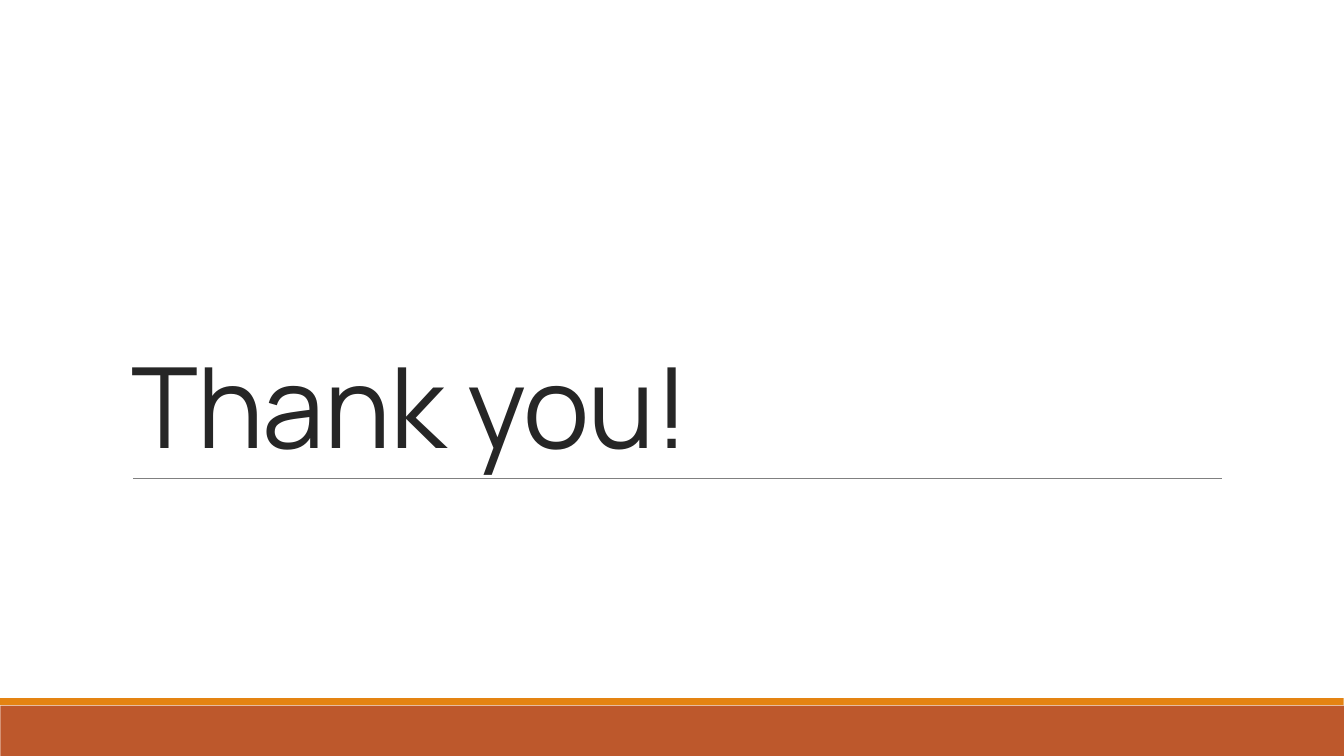
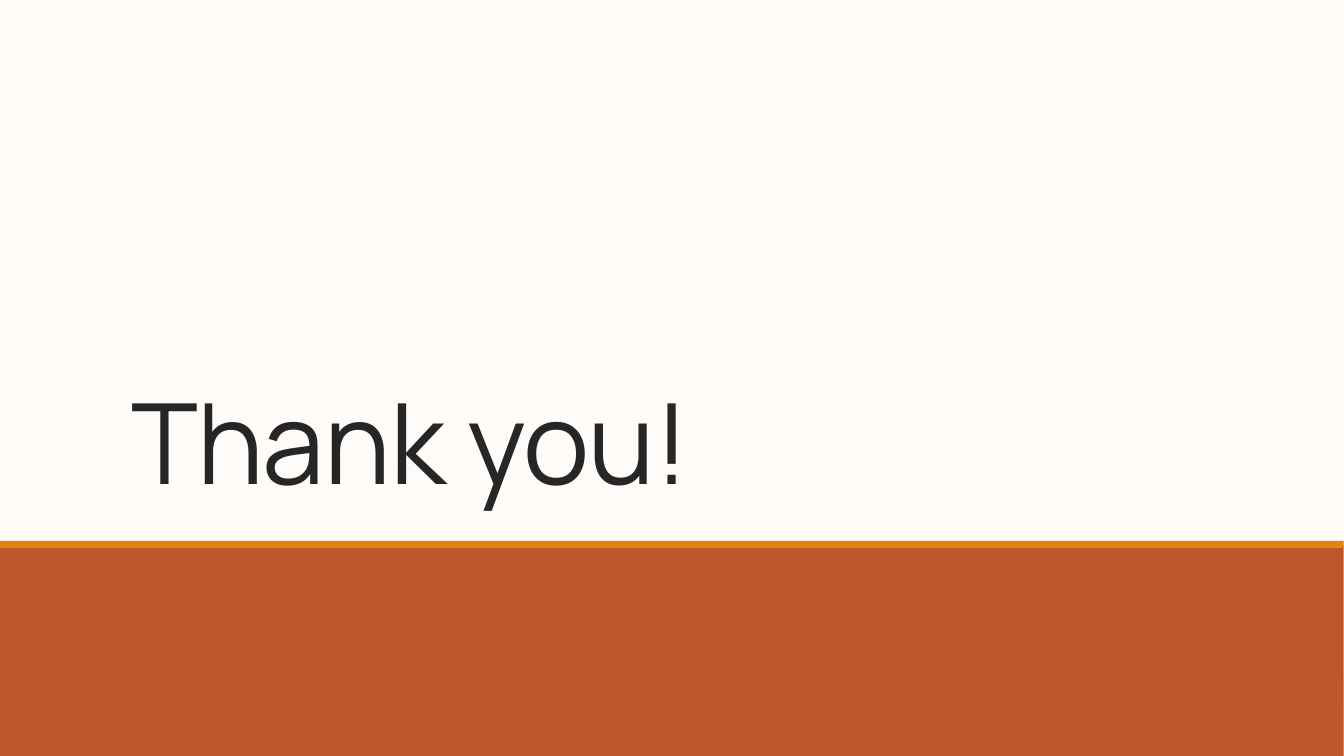
Before and after one commit to ThePseudo/GroupA_SE2_2019, a slide deck: slide 9 of sprint_retrospective.pptx. Drawn at 1344x756 pixels with LibreOffice and Linux fonts; fonts in the diff are those of the drawing. Boxes give left, top, right and bottom in pixels: in the first picture for what was removed or moved away, otherwise in the second. Text is boxed around its words. In the diff, an @@ line names an element or a change of style, - is before the commit and + after.

```diff
--- a/sprint_retrospective.pptx
+++ b/sprint_retrospective.pptx
@@ background #FFFFFF to gradient #FEFBF8 to #F9DAB6 @@
@@ title "Thank you!": place and size @@
-title "Thank you!" at [131,367,690,475]
+title "Thank you!" at [131,403,690,511]
@@ line removed from (133, 479) to (1222, 479) @@
@@ rectangle added at [0,546,1344,756], fill #BD582C @@
@@ rectangle added at [0,541,1344,548], fill #E48312 @@
@@ rectangle removed at [0,706,1344,756] @@
@@ rectangle removed at [0,699,1344,706] @@
```
Also in this commit, not shown: 8 other slides changed.
